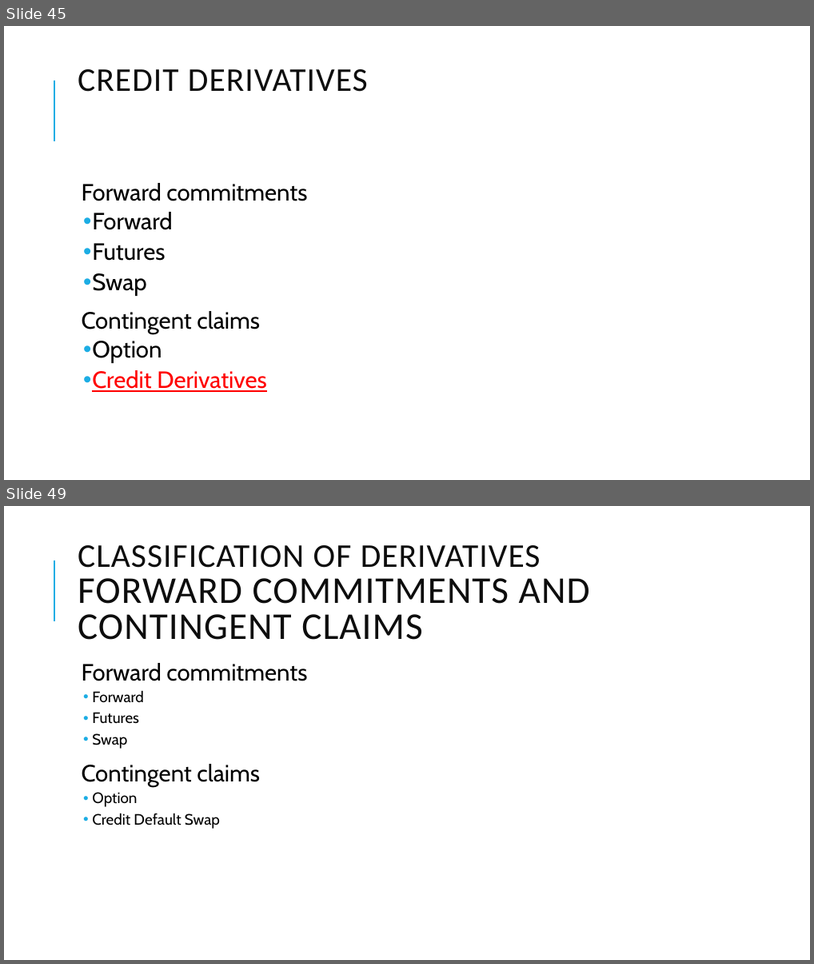
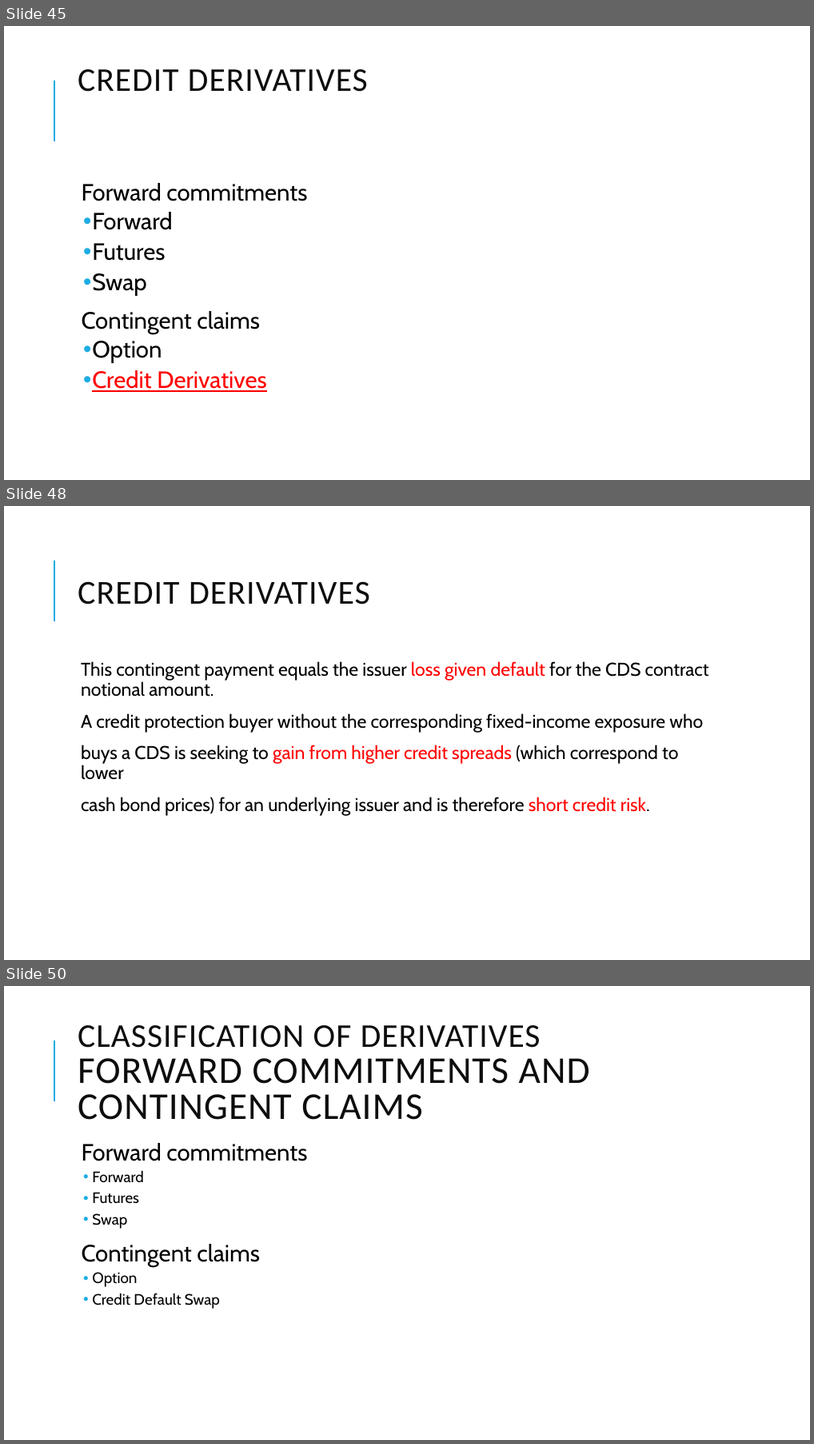
Before and after one commit to Isco0530/data, a slide deck: Derivatives.pptx. Shown one above the other, each under a label of ours: slides 45 and 49 before the commit, slides 45, 48 and 50 after it; the slides between them are not shown. The pictures are 814x964 and 814x1444 pixels, drawn with LibreOffice and Linux fonts; fonts in the diff are those of the drawing. Boxes give left, top, right and bottom in pixels: in the first picture for what was removed or moved away, otherwise in the second. Text is boxed around its words. In the diff, an @@ line names an element or a change of style, - is before the commit and + after.

```diff
--- a/Derivatives.pptx
+++ b/Derivatives.pptx
@@ slide 48 added at box(4, 506, 810, 960), background #FFFFFF; not listed: 1 template element that a slide beside it also shows @@
@@ title added at box(78, 581, 370, 604), 40 pt, text #0D0D0D @@
+CREDIT DERIVATIVES
@@ text added at box(81, 661, 710, 816), 22 pt, text #000000 @@
+  This contingent payment equals the issuer loss given default for the CDS contract notional amount.
+  A credit protection buyer without the corresponding fixed-income exposure who
+  buys a CDS is seeking to gain from higher credit spreads (which correspond to lower
+  cash bond prices) for an underlying issuer and is therefore short credit risk.
@@ what was slide 49 is now slide 50 @@
```
Also in this commit, not shown: 7 slides changed, 1 other slide added, 1 slide removed, 1 other file.
